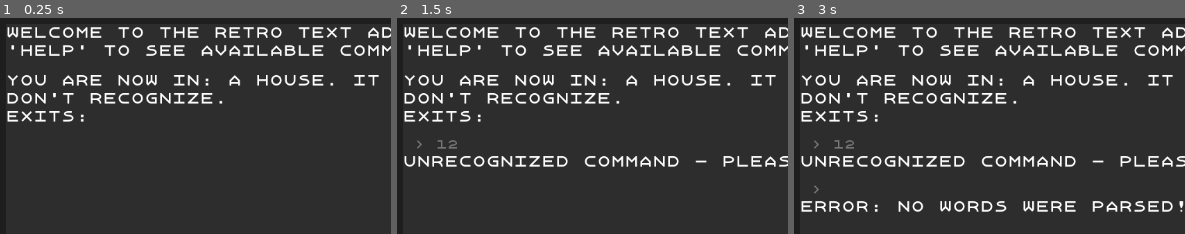
Above: before the commit, frames 1-3 (left to right).
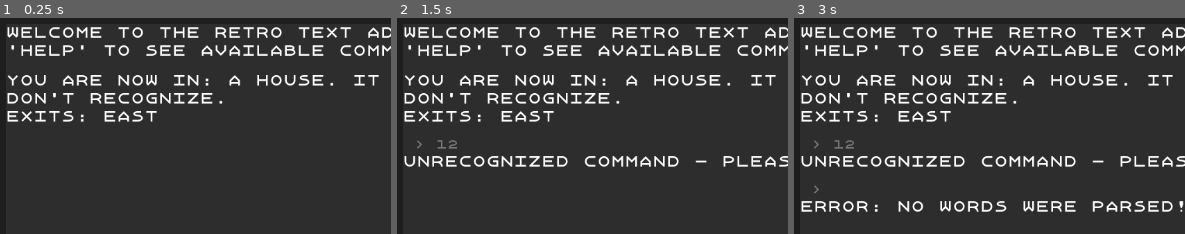
Above: after the commit, the same moments.

Repository: onionbulbperception/text_adventure_by_tutorial
Game: Godot game, scene res://scenes/game.tscn
Same seed, same stepped clock (60 frames per second), same inputs: the game is played once before the commit and once after it.
Inputs (mouse positions are % of the whole screen's width and height, from its top left):
- Up to frame 1 (0.25 s): no input
- Up to frame 2 (1.5 s): click (53, 94) at 0.52 s; type "12" at 0.6 s; tap Enter at 1.25 s
- Up to frame 3 (3 s): tap Space at 2 s; tap Enter at 2.75 s
The pictures show only the part of the screen within x 0-50%, y 0-50%; the shares and areas given below are measured in that part.

The runs differ from the first frame. In frame 1, 0.3% of the frame differs, in the area x 26-41%, y 43-49%; in frame 2, 0.3%; in frame 3, 0.3%.

Commit message:
finished tutorial's part 8

Diff:
--- a/scenes/game.tscn
+++ b/scenes/game.tscn
@@ -1,9 +1,10 @@
-[gd_scene load_steps=11 format=3 uid="uid://ci61hs1ppmrbb"]
+[gd_scene load_steps=12 format=3 uid="uid://ci61hs1ppmrbb"]
 
 [ext_resource type="Script" path="res://scripts/game.gd" id="1_8s3ah"]
 [ext_resource type="Script" path="res://scripts/command_processor.gd" id="2_1t0v8"]
 [ext_resource type="PackedScene" uid="uid://boo6ilnbvv3v" path="res://scenes/room.tscn" id="3_4jirj"]
 [ext_resource type="FontFile" uid="uid://2c4lklsj37yx" path="res://fonts/Xanmono.ttf" id="3_k8pxv"]
+[ext_resource type="Script" path="res://scripts/room_manager.gd" id="3_kjrjv"]
 [ext_resource type="Script" path="res://scripts/input.gd" id="4_j06qb"]
 
 [sub_resource type="StyleBoxFlat" id="StyleBoxFlat_nxl4y"]
@@ -32,12 +33,21 @@
 script = ExtResource("2_1t0v8")
 
 [node name="RoomManager" type="Node" parent="."]
+script = ExtResource("3_kjrjv")
 
 [node name="HouseRoom" parent="RoomManager" instance=ExtResource("3_4jirj")]
 offset_top = -210.0
 offset_bottom = -60.0
 room_name = "a house"
 room_description = "a random house that you don't recognize. "
+
+[node name="OutsideRoom" parent="RoomManager" instance=ExtResource("3_4jirj")]
+offset_left = 501.0
+offset_top = -210.0
+offset_right = 901.0
+offset_bottom = -60.0
+room_name = "outside"
+room_description = "outside in a village."
 
 [node name="Background" type="PanelContainer" parent="."]
 layout_mode = 1
--- a/scripts/command_processor.gd
+++ b/scripts/command_processor.gd
@@ -1,14 +1,11 @@
 extends Node
-
-
-signal responce_generated(responce_text)
 
 
 var current_room = null
 
 
-func initialize(starting_room):
-	change_room(starting_room)
+func initialize(starting_room) -> String:
+	return change_room(starting_room)
 
 
 func process_command(input: String) -> String:
@@ -34,17 +31,26 @@
 func go(second_word: String) -> String:
 	if second_word == "":
 		return "Go where?"
-	return "You go %s" % second_word
+
+	if current_room.exits.keys().has(second_word):
+		var change_response = change_room(current_room.exits[second_word])
+		var response_strings = PackedStringArray(["You go %s." % second_word, change_response])
+		var response_string = "\n".join(response_strings)
+		return response_string
+	else:
+		return "This room has no exit in that direction."
 
 
 func help() -> String:
 	return "You can use these commands: go [location], help"
 
-func change_room(new_room: GameRoom):
+func change_room(new_room: GameRoom) -> String:
 	current_room = new_room
+	var exit_string = PackedStringArray(new_room.exits.keys())
+	var exits = " ".join(exit_string)
 	var strings = PackedStringArray([
 		"You are now in: " + new_room.room_name + ". It is " + new_room.room_description,
-		"Exits: ",
+		"Exits: " + exits,
 	])
 	var string = "\n".join(strings)
-	emit_signal("responce_generated", string)
+	return string
--- a/scripts/game.gd
+++ b/scripts/game.gd
@@ -21,10 +21,10 @@
 	scrollbar.connect("changed", handle_scrollbar_changed)
 	max_scroll_length = scrollbar.max_value
 
-	handle_responce_generated("Welcome to the retro text adventure! You can type 'help' to see available commands.")
+	create_responce("Welcome to the retro text adventure! You can type 'help' to see available commands.")
 
-	command_processor.connect("responce_generated", handle_responce_generated)
-	command_processor.initialize(room_manager.get_child(0))
+	var starting_room_responce = command_processor.initialize(room_manager.get_child(0))
+	create_responce(starting_room_responce)
 
 
 func handle_scrollbar_changed():
@@ -46,7 +46,7 @@
 	add_responce_to_game(input_responce)
 
 
-func handle_responce_generated(responce_text):
+func create_responce(responce_text):
 	var responce = Responce.instantiate()
 	responce.text = responce_text
 	add_responce_to_game(responce)
--- a/scripts/game_room.gd
+++ b/scripts/game_room.gd
@@ -4,3 +4,24 @@
 
 @export var room_name = "Room Name"
 @export var room_description = "This is the description of the room."
+
+
+var exits: Dictionary = {}
+
+
+func connect_exit(direction: String, room: GameRoom):
+	match direction:
+		"west":
+			exits[direction] = room
+			room.exits["east"] = self
+		"east":
+			exits[direction] = room
+			room.exits["west"] = self
+		"north":
+			exits[direction] = room
+			room.exits["south"] = self
+		"south":
+			exits[direction] = room
+			room.exits["north"] = self
+		_:
+			printerr("Tried to connect invalid direction: %s", direction)
--- /dev/null
+++ b/scripts/room_manager.gd
@@ -0,0 +1,5 @@
+extends Node
+
+
+func _ready() -> void:
+	$HouseRoom.connect_exit("east", $OutsideRoom)
